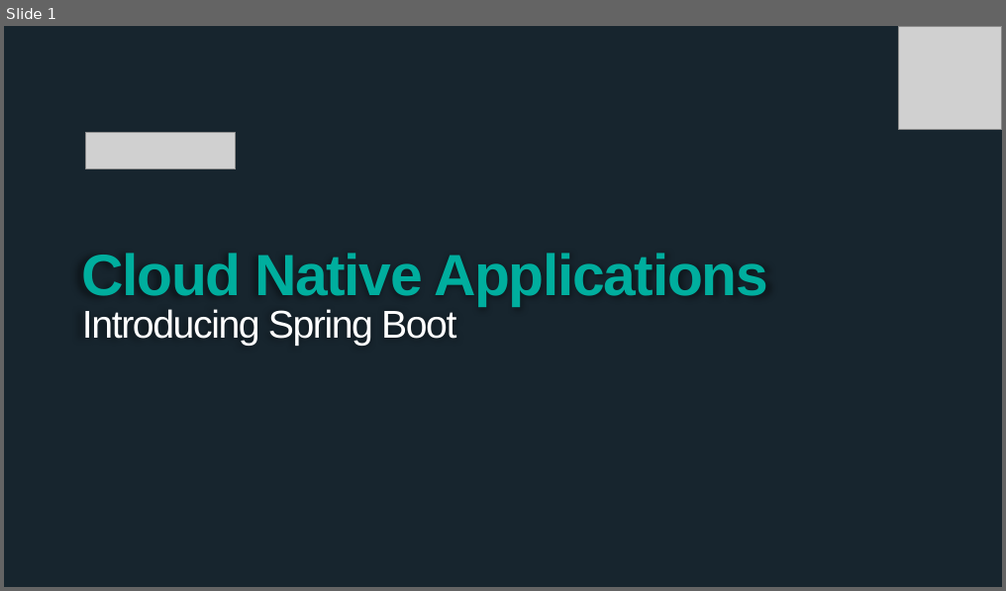
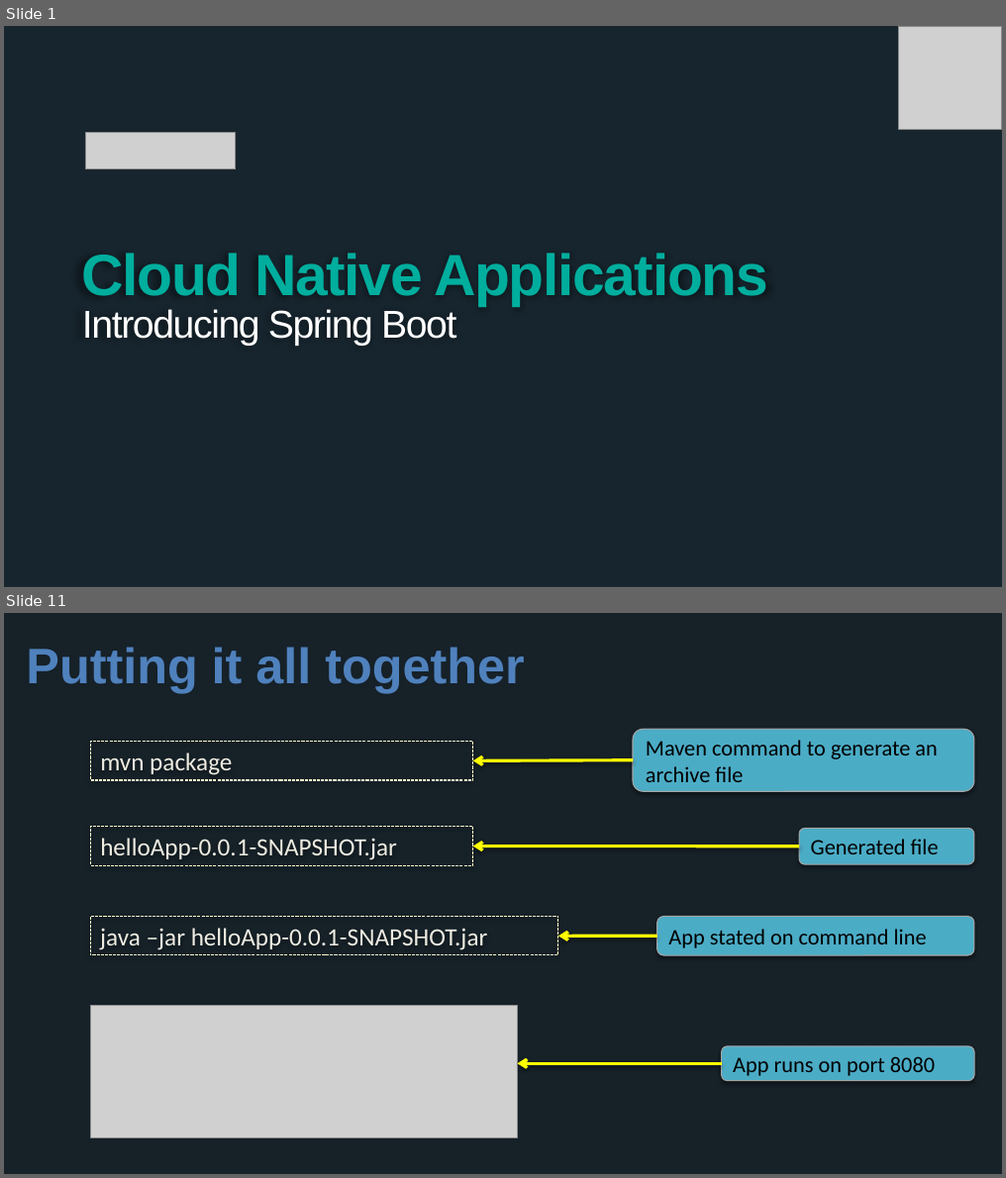
Before and after one commit to wxlund/CN-Workshop-Boeing, a slide deck: presentations/Session_2_Intro_Boot.pptx. Shown one above the other, each under a label of ours: slide 1 before the commit, slides 1 and 11 after it; the slides between them are not shown. The pictures are 1006x591 and 1006x1178 pixels, drawn with LibreOffice and Linux fonts; fonts in the diff are those of the drawing; grey boxes stand for pictures; background and template pictures are left out. Boxes give left, top, right and bottom in pixels: in the first picture for what was removed or moved away, otherwise in the second. Text is boxed around its words. In the diff, an @@ line names an element or a change of style, - is before the commit and + after.

```diff
--- a/presentations/Session_2_Intro_Boot.pptx
+++ b/presentations/Session_2_Intro_Boot.pptx
@@ slide 11 added at [4,613,1002,1174], background #162128 @@
@@ title added at [26,647,524,693], 36 pt, text #4F81BD, bold @@
+Putting it all together
@@ rounded rectangle added at [633,729,974,791], fill #4BACC6, outline #A6A6A6 0.75 pt, 16 pt, text #000000 @@
+Maven command to generate an archive file
@@ rectangle added at [91,742,473,780], outline #FFFFCC 0.75 pt dashed, 18 pt, text #EEECE1 @@
+mvn package
@@ arrow added from (633, 761) to (473, 761), #FFFF00 2.25 pt @@
@@ rectangle added at [91,827,473,865], outline #FFFFCC 0.75 pt dashed, 18 pt, text #EEECE1 @@
+helloApp-0.0.1-SNAPSHOT.jar
@@ arrow added from (799, 847) to (473, 847), #FFFF00 2.25 pt @@
@@ rounded rectangle added at [799,829,975,865], fill #4BACC6, outline #A6A6A6 0.75 pt, 16 pt, text #000000 @@
+Generated file
@@ rectangle added at [91,916,558,956], outline #FFFFCC 0.75 pt dashed, 18 pt, text #EEECE1 @@
+java –jar helloApp-0.0.1-SNAPSHOT.jar
@@ arrow added from (656, 937) to (558, 937), #FFFF00 2.25 pt @@
@@ rounded rectangle added at [656,916,974,956], fill #4BACC6, outline #A6A6A6 0.75 pt, 16 pt, text #000000 @@
+App stated on command line
@@ picture added at [91,1005,518,1138] @@
@@ rounded rectangle added at [722,1046,974,1080], fill #4BACC6, outline #A6A6A6 0.75 pt, 16 pt, text #000000 @@
+App runs on port 8080
@@ arrow added from (722, 1064) to (517, 1064), #FFFF00 2.25 pt @@
```
Also in this commit, not shown: 19 other slides added, 1 slide removed.
